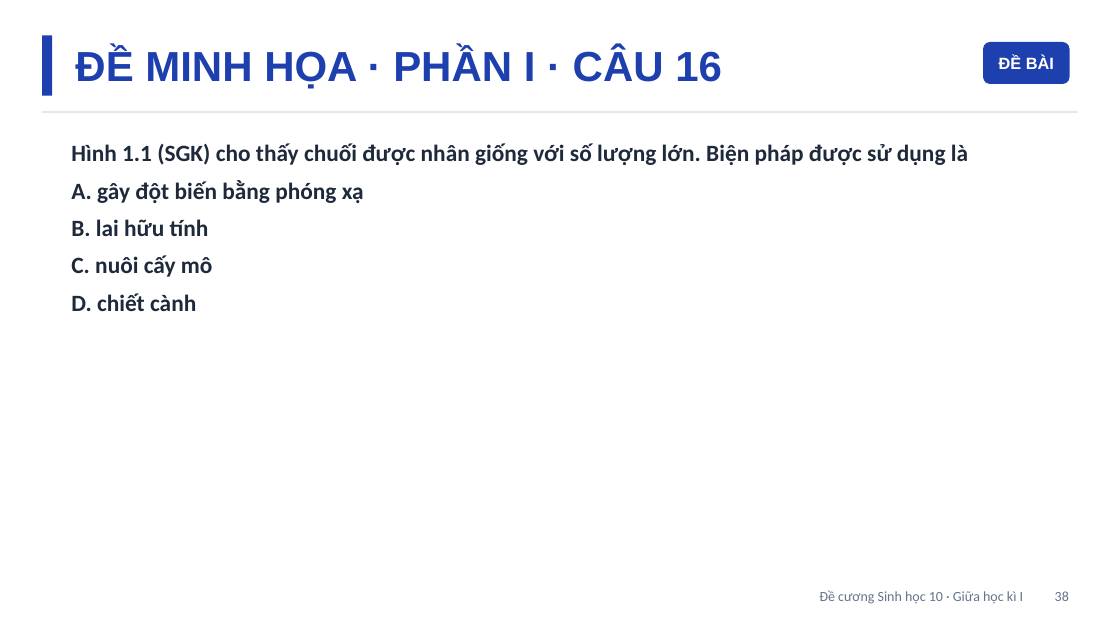
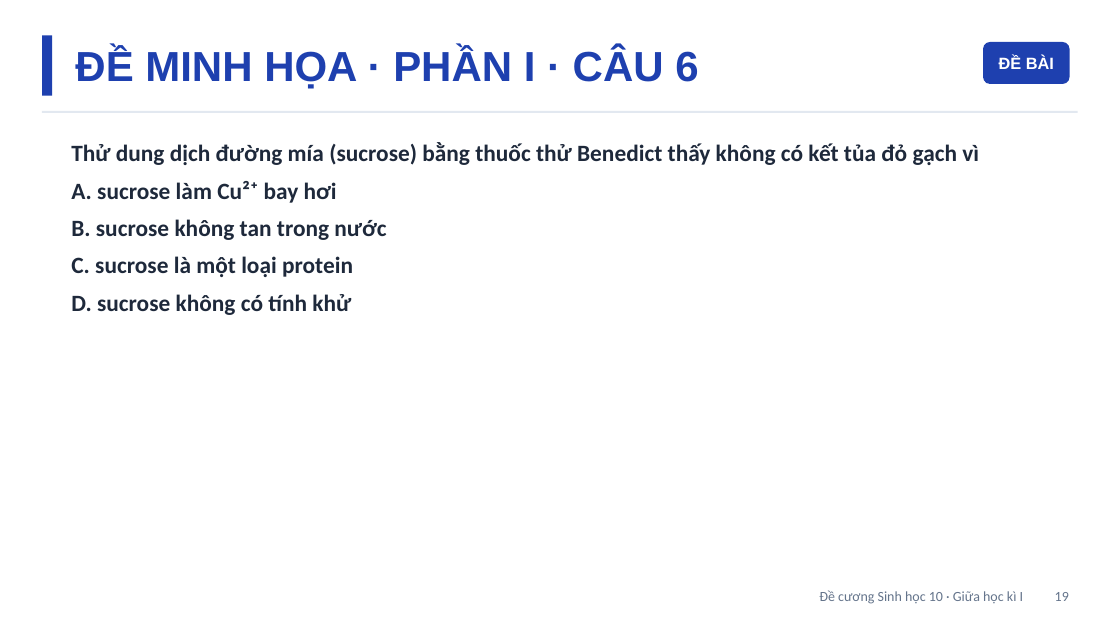
Before and after one commit to Trangtu66/Taode_thi_online, a slide deck: slide 19 of mon/sinh_hoc/de_cuong/lop10/DeCuong_SINH10_GK1.pptx (slide 38 before the commit). Drawn at 1120x630 pixels with LibreOffice and Linux fonts; fonts in the diff are those of the drawing. Boxes give left, top, right and bottom in pixels: in the first picture for what was removed or moved away, otherwise in the second. Text is boxed around its words. In the diff, an @@ line names an element or a change of style, - is before the commit and + after.

```diff
--- a/mon/sinh_hoc/de_cuong/lop10/DeCuong_SINH10_GK1.pptx
+++ b/mon/sinh_hoc/de_cuong/lop10/DeCuong_SINH10_GK1.pptx
@@ text at box(75, 48, 698, 89): text changed @@
-ĐỀ MINH HỌA · PHẦN I · CÂU 16
+ĐỀ MINH HỌA · PHẦN I · CÂU 6
@@ text at box(71, 142, 979, 315): text changed @@
-Hình 1.1 (SGK) cho thấy chuối được nhân giống với số lượng lớn. Biện pháp được sử dụng là
-A. gây đột biến bằng phóng xạ
-B. lai hữu tính
-C. nuôi cấy mô
-D. chiết cành
+Thử dung dịch đường mía (sucrose) bằng thuốc thử Benedict thấy không có kết tủa đỏ gạch vì
+A. sucrose làm Cu²⁺ bay hơi
+B. sucrose không tan trong nước
+C. sucrose là một loại protein
+D. sucrose không có tính khử
@@ text at box(819, 590, 1069, 604): text changed @@
-Đề cương Sinh học 10 · Giữa học kì I 38
+Đề cương Sinh học 10 · Giữa học kì I 19
```
Also in this commit, not shown: 46 other slides changed, 1 slide added, 34 other files.
